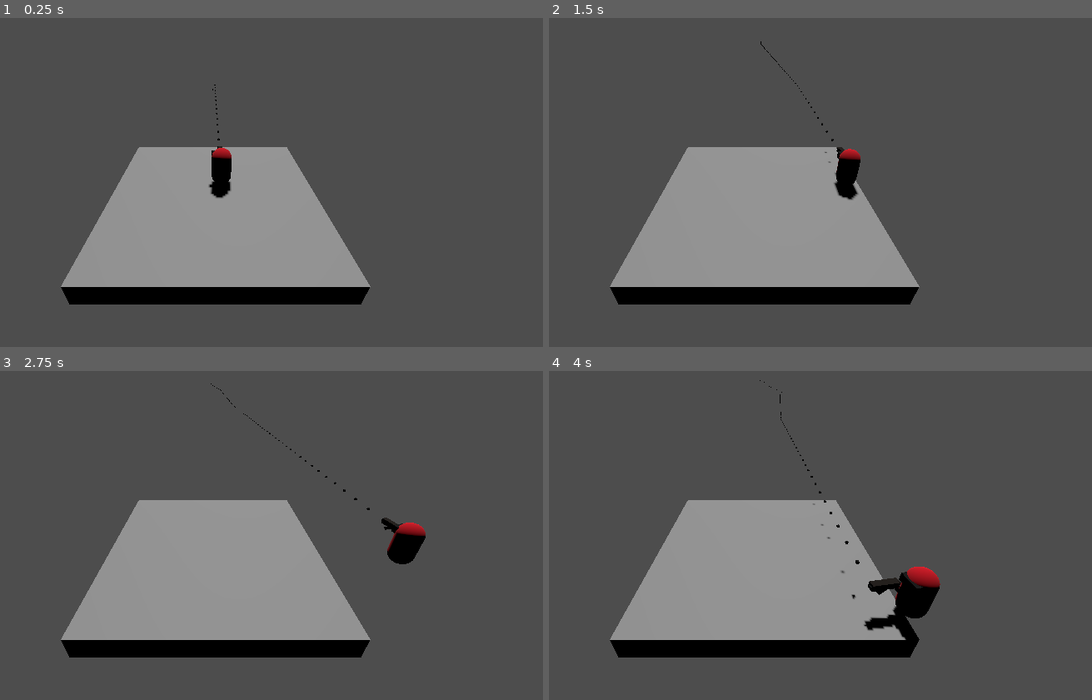
Above: before the commit, frames 1-4 (two rows, left to right).
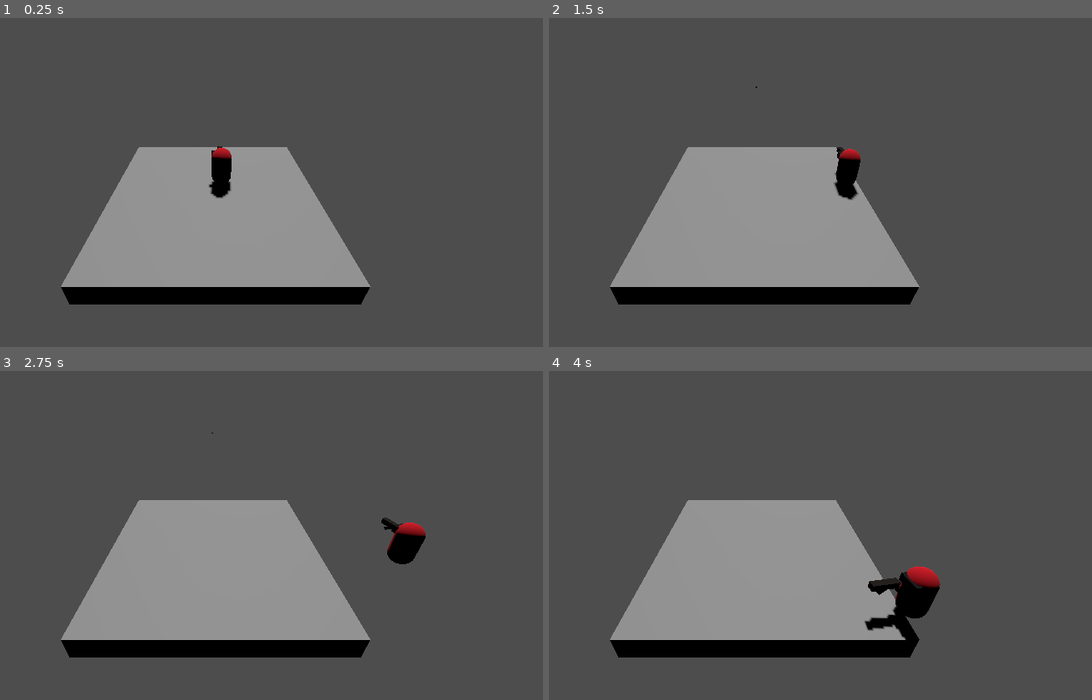
Above: after the commit, the same moments.

Repository: npoy/3d-roguelike-poc
Game: Godot game, scene res://level.tscn
Same seed, same stepped clock (60 frames per second), same inputs: the game is played once before the commit and once after it.
Inputs (mouse positions are in pixels of both pictures, inside the frame that each line leads up to):
- Up to frame 1 (0.25 s): no input
- Up to frame 2 (1.5 s): tap Enter (ui_accept) at 0.5, 0.77 s; move the mouse to (907, 139) at 0.52 s; hold Right (ui_right) 0.53-1.28 s; move the mouse to (625, 179) at 1.27 s; hold Down (ui_down) from 1.28 s (still down)
- Up to frame 3 (2.75 s): tap Enter (ui_accept) at 1.52 s; move the mouse to (276, 430) at 2.02 s; release Down (ui_down) at 2.03 s; hold Right (ui_right) from 2.03 s (still down)
- Up to frame 4 (4 s): move the mouse to (728, 588) at 2.77 s; release Right (ui_right) at 2.78 s; hold Up (ui_up) 2.78-3.53 s; tap Enter (ui_accept) at 3.02, 3.77 s; move the mouse to (956, 568) at 3.52 s; hold Left (ui_left) from 3.53 s (still down)

The runs differ from the first frame. In frame 1, less than 0.1% of the frame differs, in the area x 39-41%, y 20-38%; in frame 2, less than 0.1%; in frame 3, less than 0.1%; in frame 4, less than 0.1%, in the area x 38-60%, y 2-78%.

Commit message:
Added bullets

Diff:
--- a/bullet.gd
+++ b/bullet.gd
@@ -1,11 +1,19 @@
 extends Node3D
 
-@export var speed = 70
+@export var speed = 30
+@onready var timer: Timer = $Timer
+# Preferred to use a Timer node. This is more for one shot timers
+#@onready var timer: SceneTreeTimer = get_tree().create_timer(2)
 
 func _physics_process(delta):
+	var forward_direction: Vector3 = global_transform.basis.z.normalized()
 	"""
 		Basically doing distance = speed * time
 		e.g. translation = Vector3(0, 0, -1) * 70 * 0.5
 		With speed (70) being the magnitude of the velocity vector(70/1 - vector quantity)
 	"""
-	global_translate(Vector3.FORWARD * speed * delta)
+	# Using translate() is the same since the origin is the parent anyway
+	global_translate(forward_direction * speed * delta)
+
+func _on_timer_timeout():
+	queue_free()
--- a/bullet.tscn
+++ b/bullet.tscn
@@ -14,3 +14,9 @@
 [node name="MeshInstance3D" type="MeshInstance3D" parent="."]
 transform = Transform3D(0.1, 0, 0, 0, 0.1, 0, 0, 0, 0.1, 0, 0, 0)
 mesh = SubResource("BoxMesh_ld3fl")
+
+[node name="Timer" type="Timer" parent="."]
+wait_time = 2.0
+autostart = true
+
+[connection signal="timeout" from="Timer" to="." method="_on_timer_timeout"]
--- a/gun.gd
+++ b/gun.gd
@@ -3,18 +3,23 @@
 @export var bullet: PackedScene
 @export var muzzle_speed = 30
 @export var time_between_shots = 100 # In milliseconds
+@onready var timer: Timer = $Timer
 
-# Called when the node enters the scene tree for the first time.
-func _ready():
-	pass # Replace with function body.
+var can_shoot: bool = true
 
 func _process(delta):
 	shoot()
 
 func shoot():
-	var bullet = bullet.instantiate()
-	bullet.global_transform = $Muzzle.global_transform
-	#bullet.speed = muzzle_speed
-	# TODO: Refactor using the corresponding patter, why would we get the root like this?
-	var root_scene = get_tree().get_root().get_children()[0]
-	root_scene.add_child(bullet)
+	if can_shoot == true:
+		var bullet = bullet.instantiate()
+		bullet.global_transform = $Muzzle.global_transform # TODO: Check if using global is really needed in this scenario
+		bullet.speed = muzzle_speed
+		# TODO: Refactor using the corresponding pattern, why would we get the root like this?
+		var root_scene = get_tree().get_root().get_children()[0]
+		root_scene.add_child(bullet)
+		can_shoot = false
+		timer.start()
+
+func _on_timer_timeout():
+	can_shoot = true
--- a/gun.tscn
+++ b/gun.tscn
@@ -29,4 +29,9 @@
 surface_material_override/0 = SubResource("StandardMaterial3D_3vkb2")
 
 [node name="Muzzle" type="Marker3D" parent="."]
-transform = Transform3D(1, 0, 0, 0, 1, 0, 0, 0, 1, 0.501526, -0.0136845, -0.168872)
+transform = Transform3D(-4.37114e-08, 0, 1, 0, 1, 0, -1, 0, -4.37114e-08, 0.521668, -0.0136845, -0.168872)
+
+[node name="Timer" type="Timer" parent="."]
+one_shot = true
+
+[connection signal="timeout" from="Timer" to="." method="_on_timer_timeout"]
